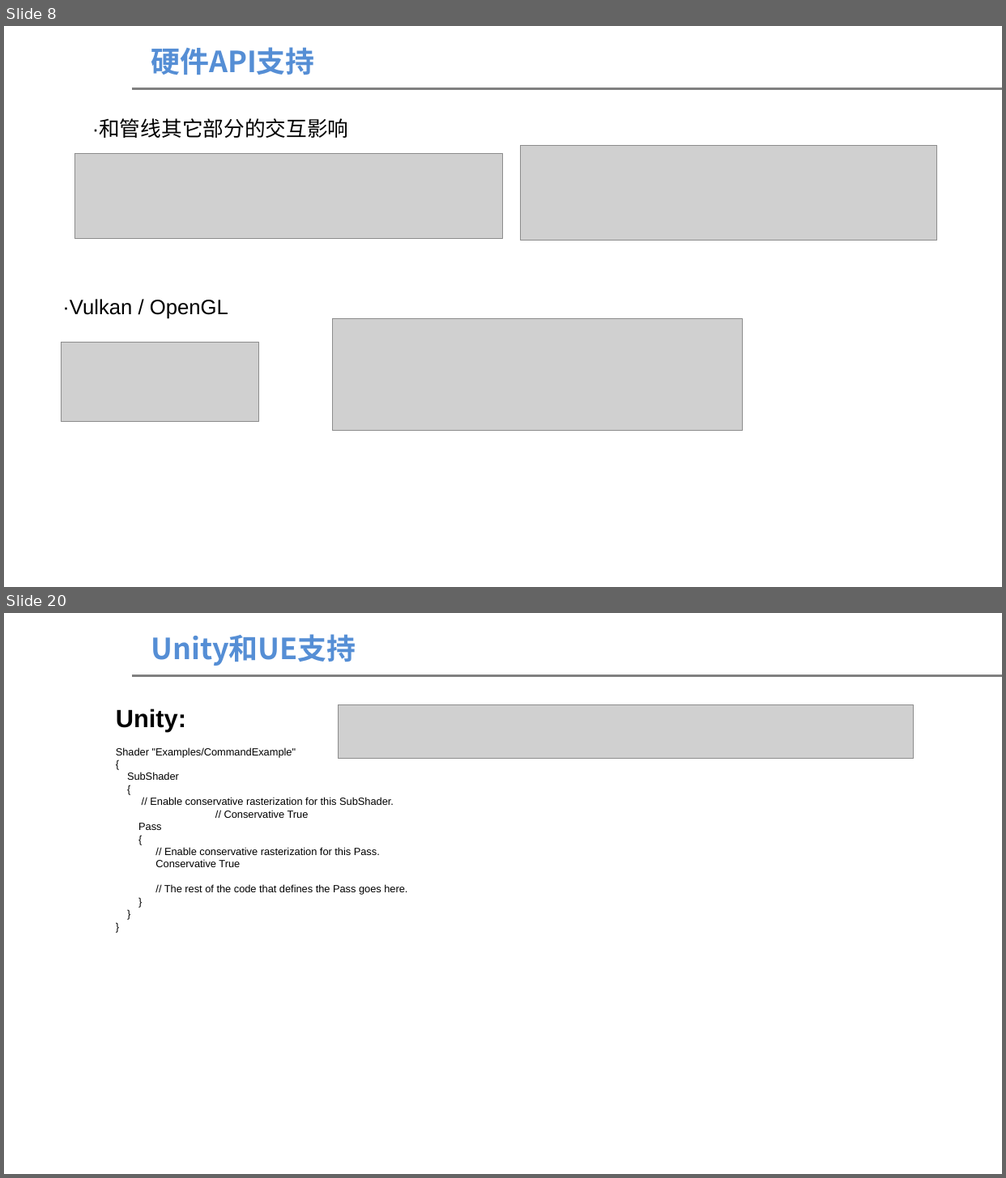
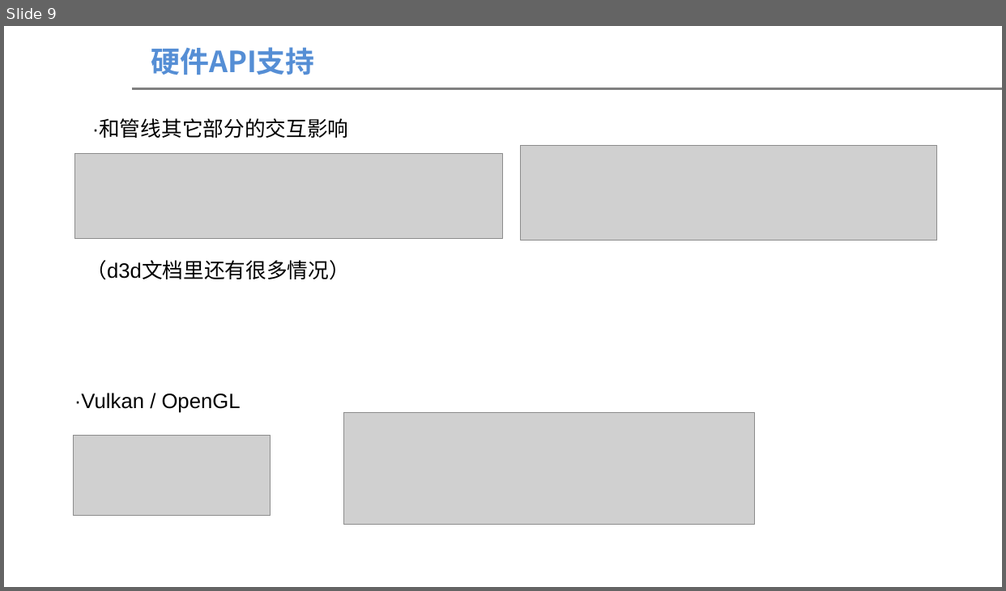
Before and after one commit to theyellowstar/202502Share, a slide deck: 保守光栅化介绍.pptx. Shown one above the other, each under a label of ours: slides 8 and 20 before the commit, slide 9 after it; the slides between them are not shown. The pictures are 1006x1178 and 1006x591 pixels, drawn with LibreOffice and Linux fonts; fonts in the diff are those of the drawing; grey boxes stand for pictures; background and template pictures are left out. Boxes give left, top, right and bottom in pixels: in the first picture for what was removed or moved away, otherwise in the second. Text is boxed around its words. In the diff, an @@ line names an element or a change of style, - is before the commit and + after.

```diff
--- a/保守光栅化介绍.pptx
+++ b/保守光栅化介绍.pptx
@@ slide 20 removed at (x1=4, y1=613, x2=1002, y2=1174), background #FFFFFF; not listed: 1 template element that a slide beside it also shows @@
@@ text removed at (x1=151, y1=634, x2=356, y2=666) @@
-Unity和UE支持
@@ text removed at (x1=116, y1=709, x2=407, y2=895) @@
-Unity:
-Shader "Examples/CommandExample"
-{
-SubShader
-{
-// Enable conservative rasterization for this SubShader.
-// Conservative True
-Pass
-{
-// Enable conservative rasterization for this Pass.
-Conservative True
-// The rest of the code that defines the Pass goes here.
-}
-}
-}
@@ picture removed at (x1=339, y1=705, x2=914, y2=759) @@
@@ what was slide 8 is now slide 9 @@
@@ slide 9 changed as well @@
@@ text added at (x1=86, y1=260, x2=350, y2=280), 20 pt, text #000000 @@
+（d3d文档里还有很多情况）
@@ 2 pictures, 1 text moved together from (x1=61, y1=299, x2=743, y2=431) to (x1=73, y1=393, x2=754, y2=524) @@
```
Also in this commit, not shown: 3 other slides changed, 7 slides added, 19 other slides removed, 1 other file.
